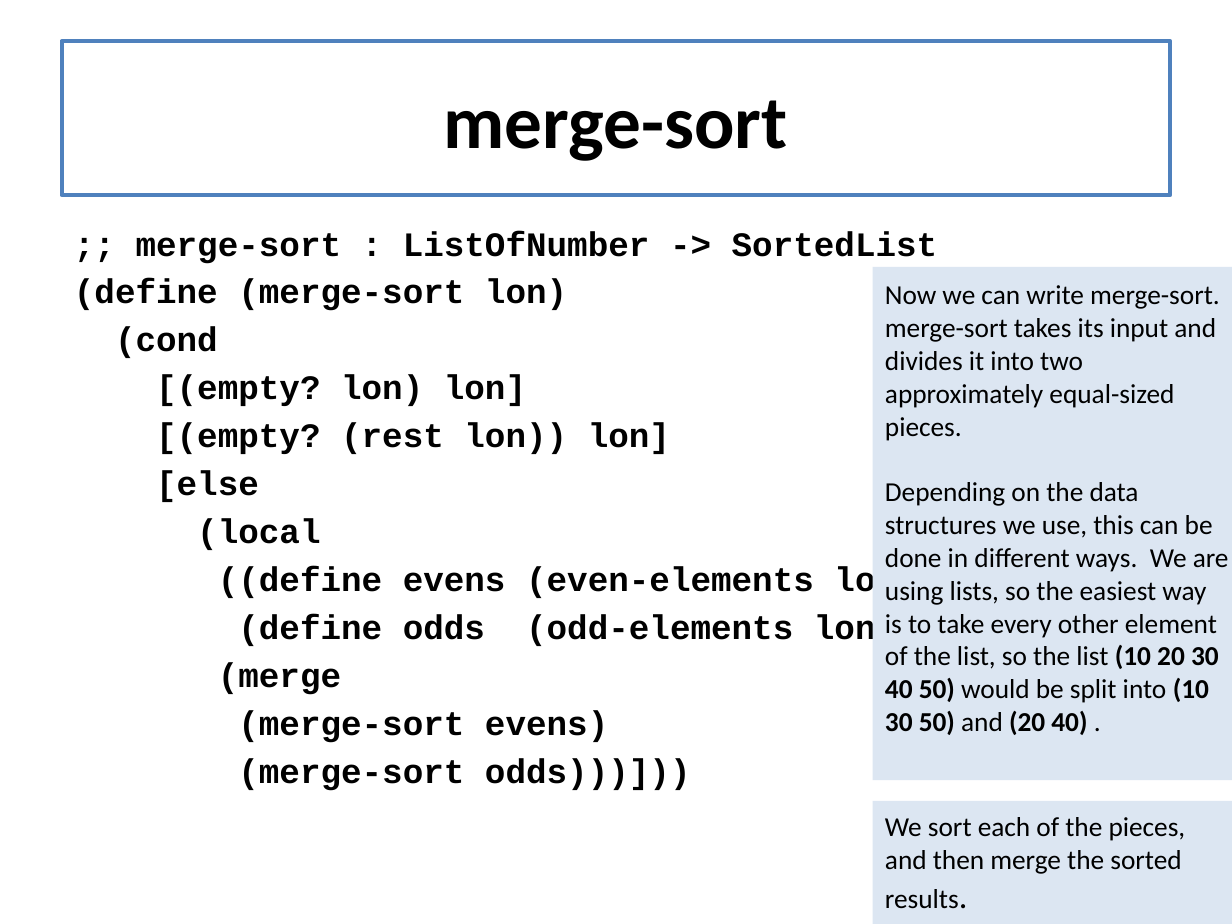
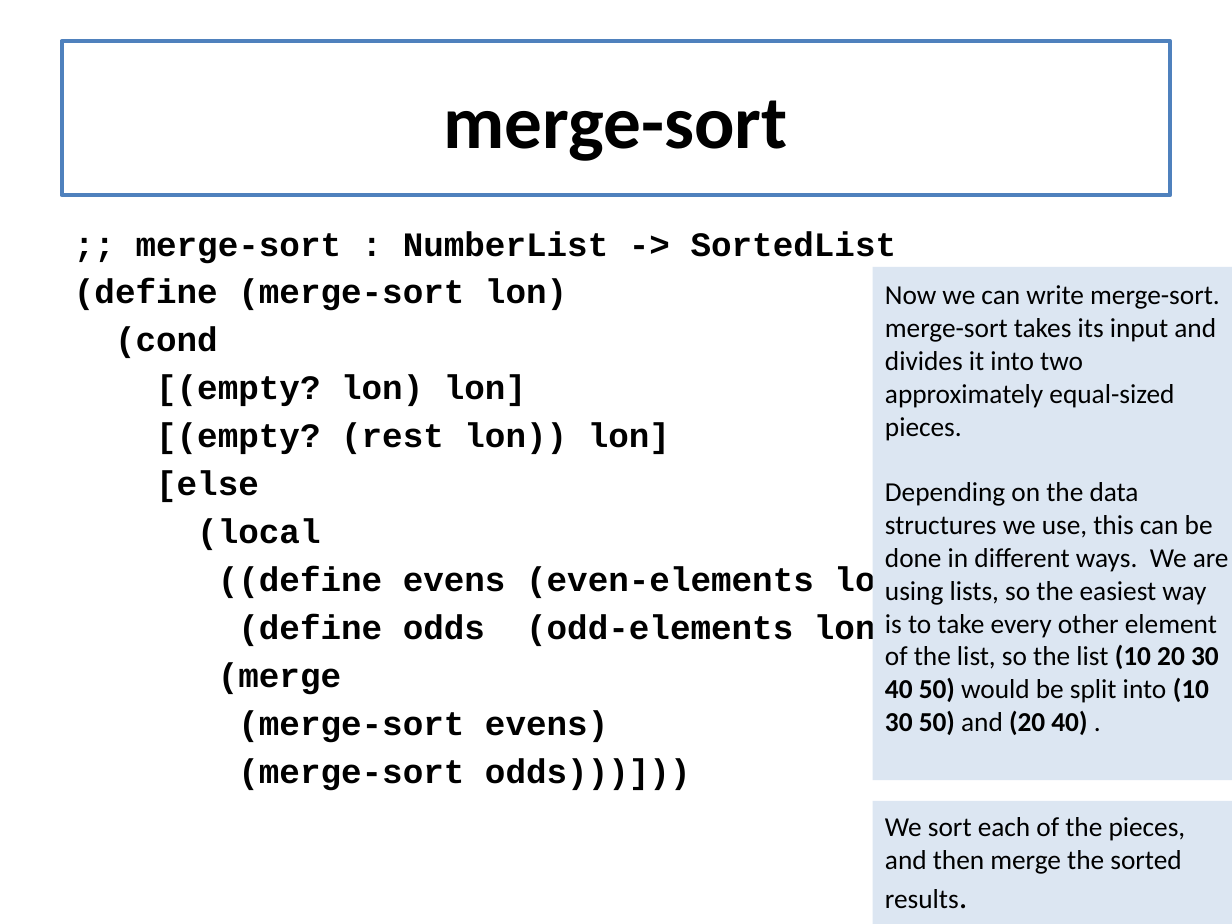
Before and after one commit to mwand/cs5010f17, a slide deck: slide 18 of Slides/Lesson 8.1-8.2 General Recursion.pptx. Drawn at 1232x924 pixels with LibreOffice and Linux fonts; fonts in the diff are those of the drawing. Boxes give left, top, right and bottom in pixels: in the first picture for what was removed or moved away, otherwise in the second. Text is boxed around its words. In the diff, an @@ line names an element or a change of style, - is before the commit and + after.

```diff
--- a/Slides/Lesson 8.1-8.2 General Recursion.pptx
+++ b/Slides/Lesson 8.1-8.2 General Recursion.pptx
@@ text at (x1=136, y1=231, x2=897, y2=264): text changed @@
-;; merge-sort : ListOfNumber -> SortedList
+;; merge-sort : NumberList -> SortedList
```
Also in this commit, not shown: 3 other slides changed, 3 slides added, 1 slide removed.
